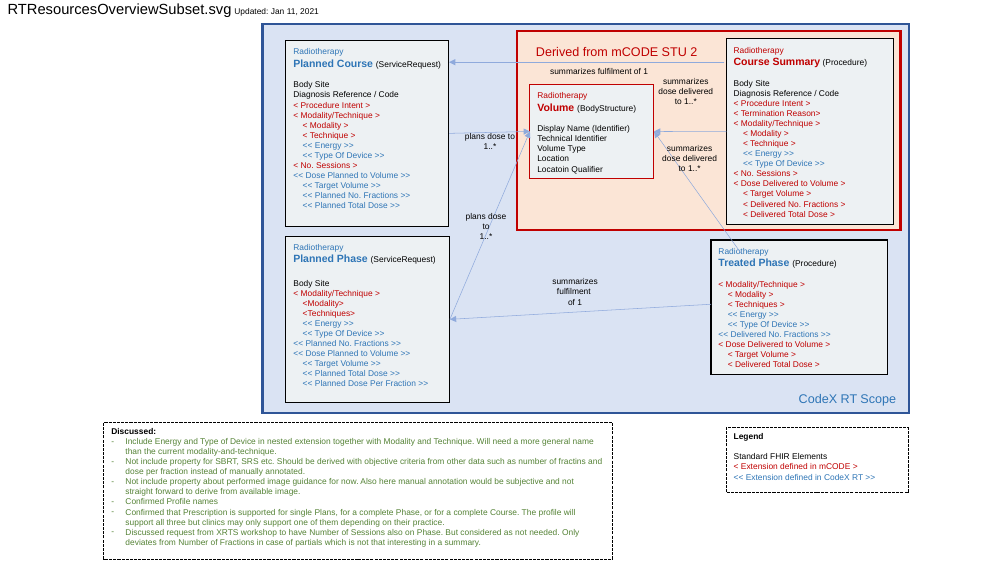
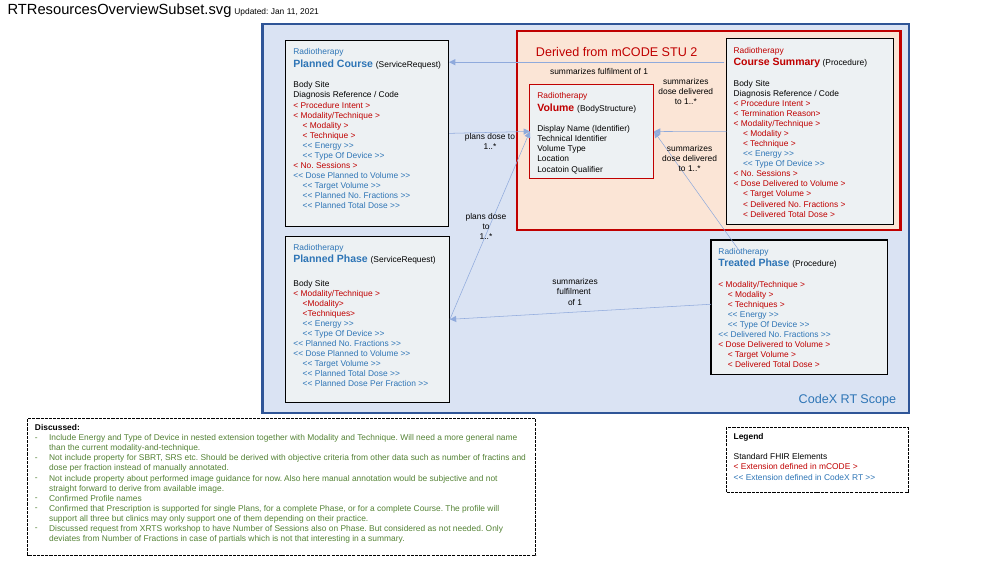
Before and after one commit to HL7/codex-radiation-therapy, a slide deck: slide 5 of input/images-source/RTResourcesOverview.pptx (slide 3 before the commit). Drawn at 1008x567 pixels with LibreOffice and Linux fonts; fonts in the diff are those of the drawing. Boxes give left, top, right and bottom in pixels: in the first picture for what was removed or moved away, otherwise in the second. Text is boxed around its words. In the diff, an @@ line names an element or a change of style, - is before the commit and + after.

```diff
--- a/input/images-source/RTResourcesOverview.pptx
+++ b/input/images-source/RTResourcesOverview.pptx
@@ rectangle "Discussed:": place and size @@
-rectangle "Discussed:" at box(104, 423, 613, 560)
+rectangle "Discussed:" at box(27, 419, 536, 556)
```
Also in this commit, not shown: 1 other slide changed, 2 slides added, 1 other file.
